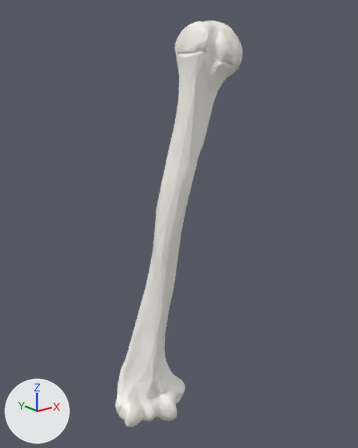
An edit to the glTF model models/v3-humerus.glb, drawn before and after from the same camera.
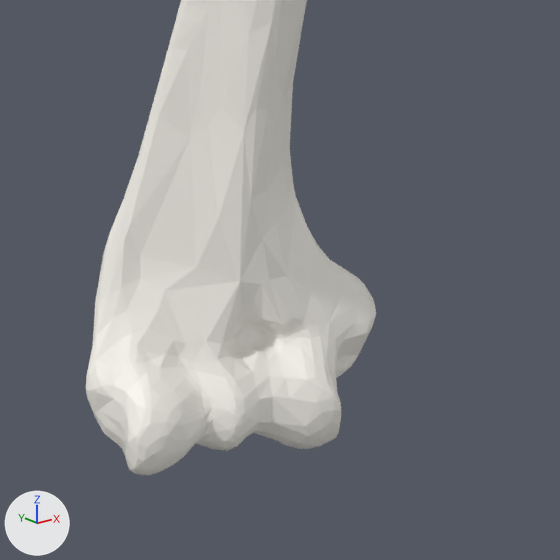
The first picture shows the older version from a 50 mm camera at (-0.703, -0.881, 0.399) aimed at (0.009, 0.01, 0.043). The close-ups show the older and then the newer version on the part from 26% to 64% of the width and 70% to 100% of the height of that picture. Only the edits that show in the close-ups are written down. Arrows for +X, +Y and +Z are at lower left; the lights stay in place.

The first close-up shows 'Humerus.r#0', 'Humerus.r#1'.
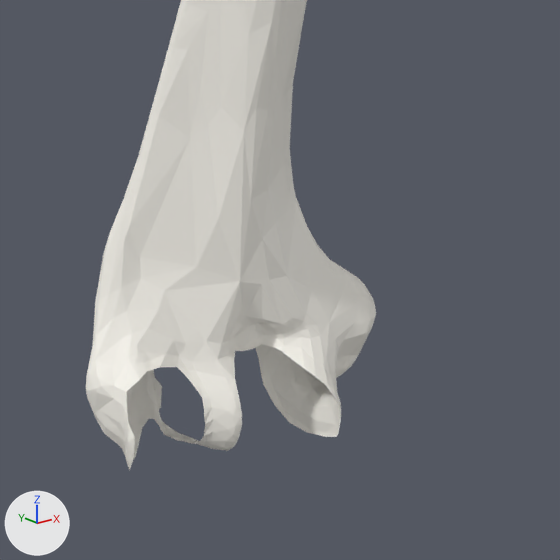
Where the change shows, as pixel boxes [x1, y1, x2, y2] in the close-ups (560 x 560 px):
'Humerus.r#0', deleted: before [126, 344, 341, 475]

What the commit changed:
Object 'Humerus.r#0' (ob_humerus_r_0) is deleted.
